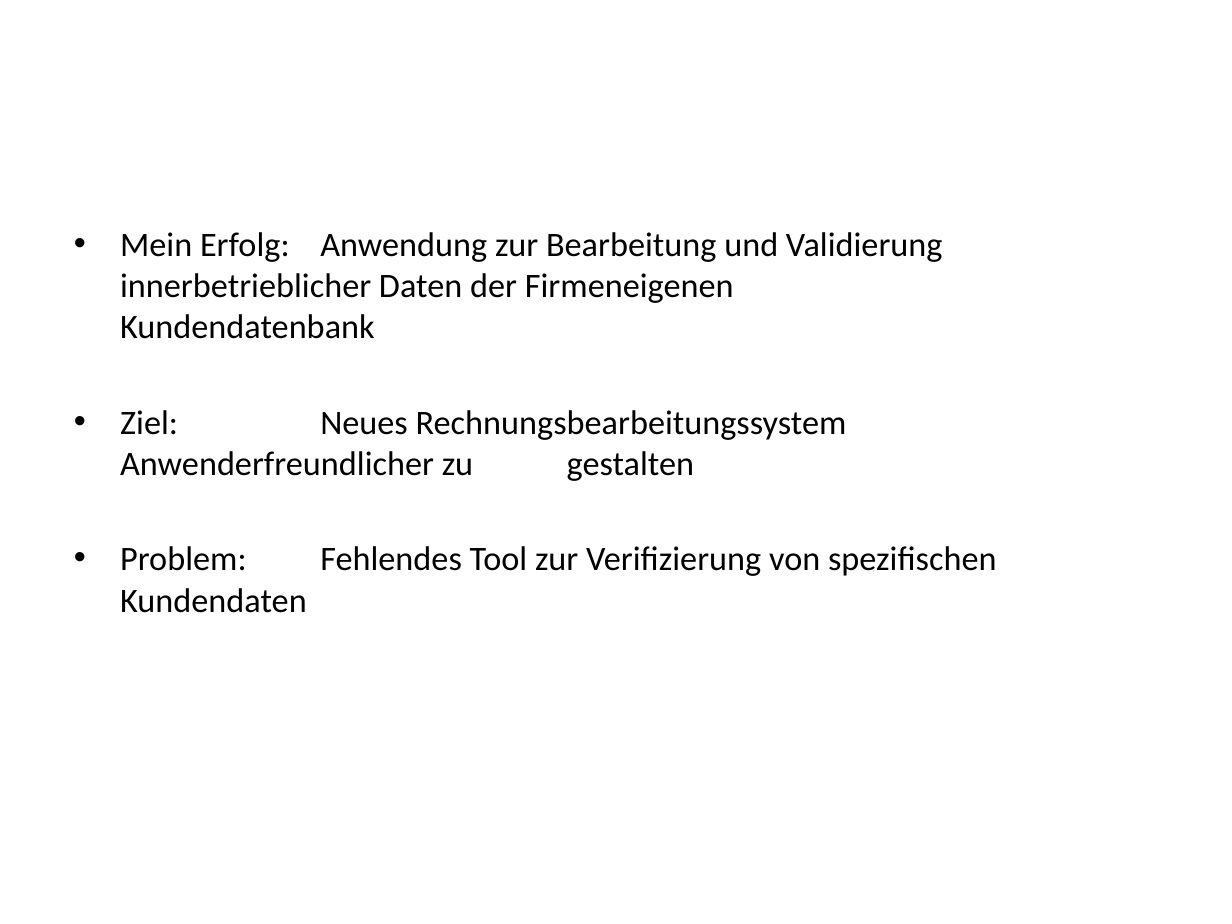
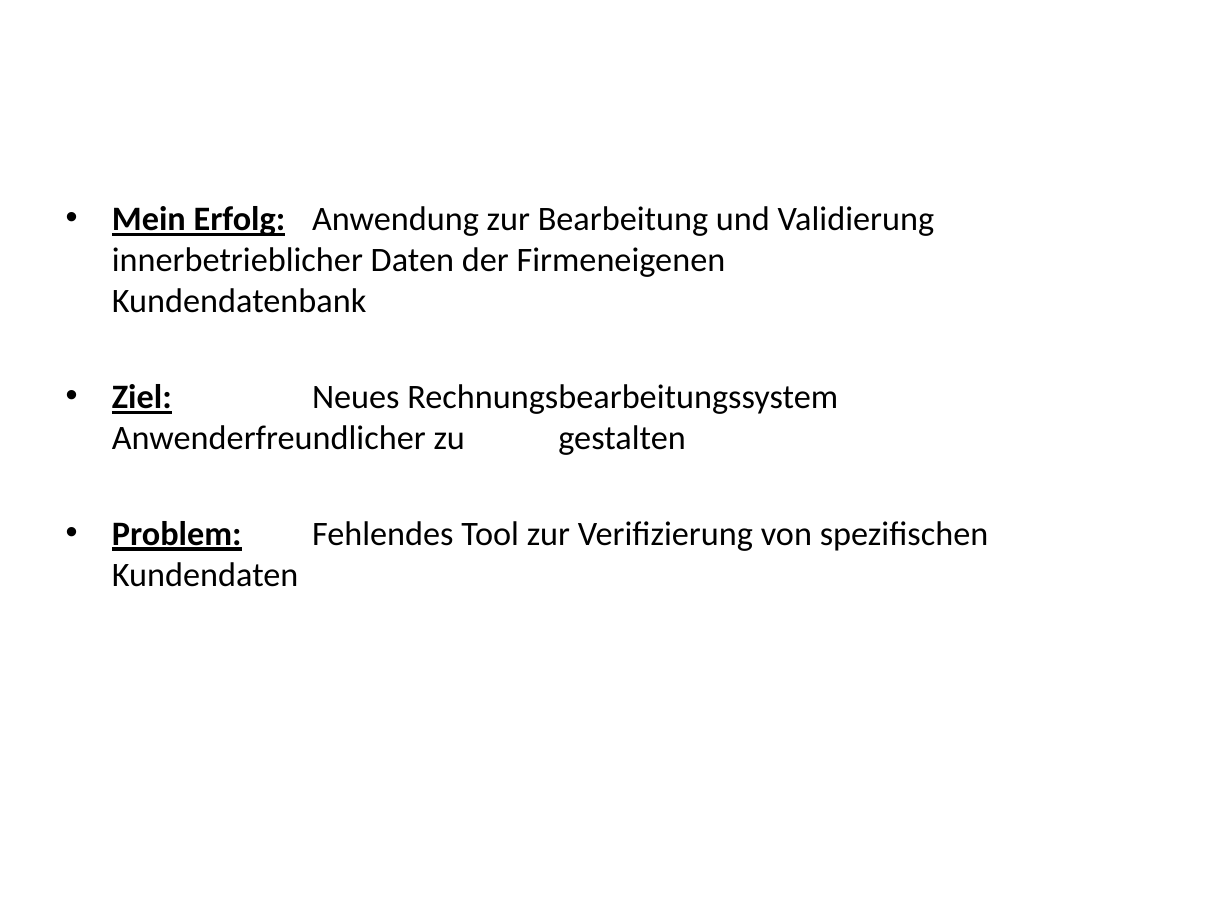
Before and after one commit to dami98/REWE, a slide deck: slide 6 of Die Zahnärztliche Abrechnungsgesellschaft AG.pptx (slide 5 before the commit). Drawn at 1232x924 pixels with LibreOffice and Linux fonts; fonts in the diff are those of the drawing; background and template pictures are left out. Boxes give left, top, right and bottom in pixels: in the first picture for what was removed or moved away, otherwise in the second. Text is boxed around its words. In the diff, an @@ line names an element or a change of style, - is before the commit and + after.

```diff
--- a/Die Zahnärztliche Abrechnungsgesellschaft AG.pptx
+++ b/Die Zahnärztliche Abrechnungsgesellschaft AG.pptx
@@ text "Mein Erfolg: Anwendung zur Bearbeitung ...": place and size @@
-text "Mein Erfolg: Anwendung zur Bearbeitung ..." at [120,232,997,613]
+text "Mein Erfolg: Anwendung zur Bearbeitung ..." at [112,206,989,587]
@@ text "Mein Erfolg: Anwendung zur Bearbeitung ..." at [112,206,989,587]: bold on, underline on in "Mein Erfolg:", "Ziel:", "Problem:" @@
```
Also in this commit, not shown: 2 other slides changed, 2 slides added, 1 slide removed, 1 other file.
